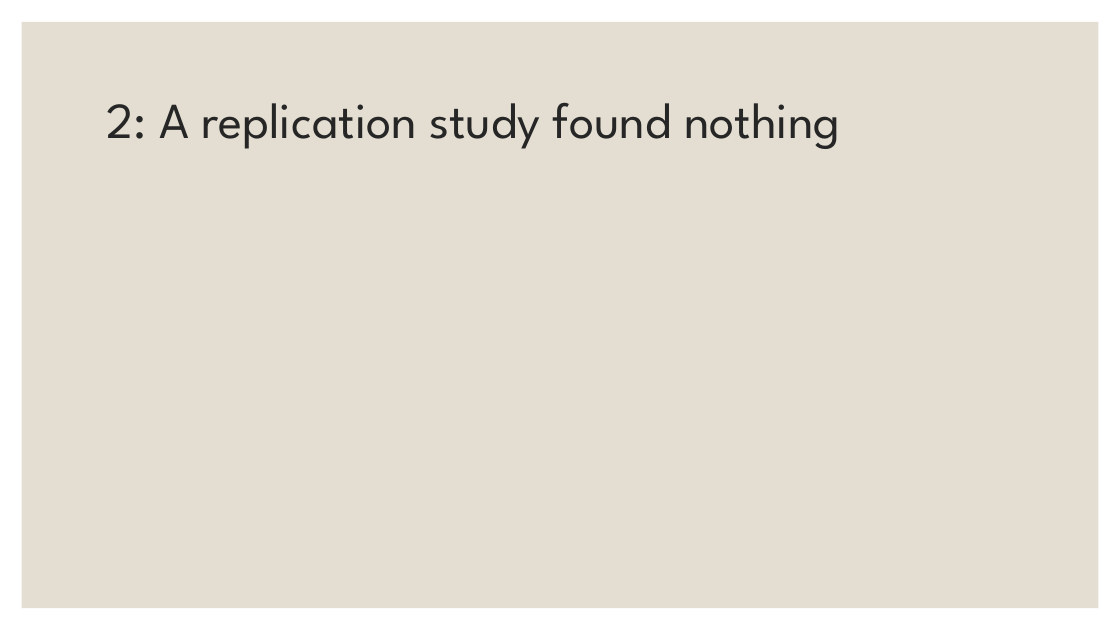
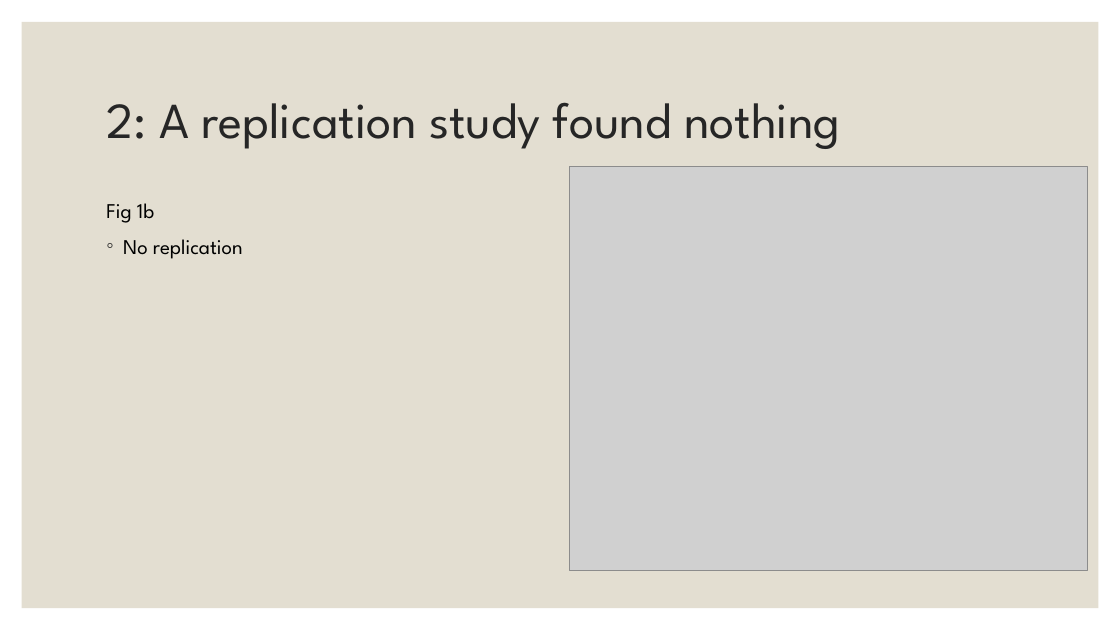
Before and after one commit to DominikTomaszZielinski/BME452FinalProj, a slide deck: slide 12 of Grad paper presentation/Dominik Zielinski BME452 Grad Paper Presentation.pptx. Drawn at 1120x630 pixels with LibreOffice and Linux fonts; fonts in the diff are those of the drawing; grey boxes stand for pictures. Boxes give left, top, right and bottom in pixels: in the first picture for what was removed or moved away, otherwise in the second. Text is boxed around its words. In the diff, an @@ line names an element or a change of style, - is before the commit and + after.

```diff
--- a/Grad paper presentation/Dominik Zielinski BME452 Grad Paper Presentation.pptx
+++ b/Grad paper presentation/Dominik Zielinski BME452 Grad Paper Presentation.pptx
@@ picture added at (569, 166, 1087, 571) @@
@@ text added at (106, 203, 243, 259), 18 pt, text #000000 @@
+Fig 1b
+◦ No replication
```
Also in this commit, not shown: 5 other slides changed.
